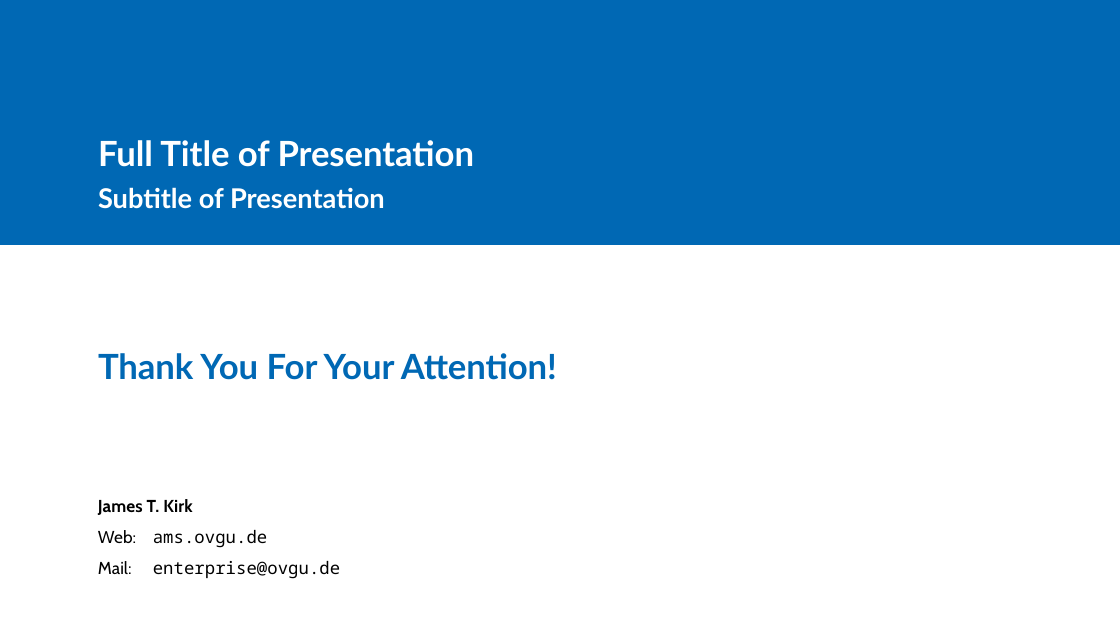
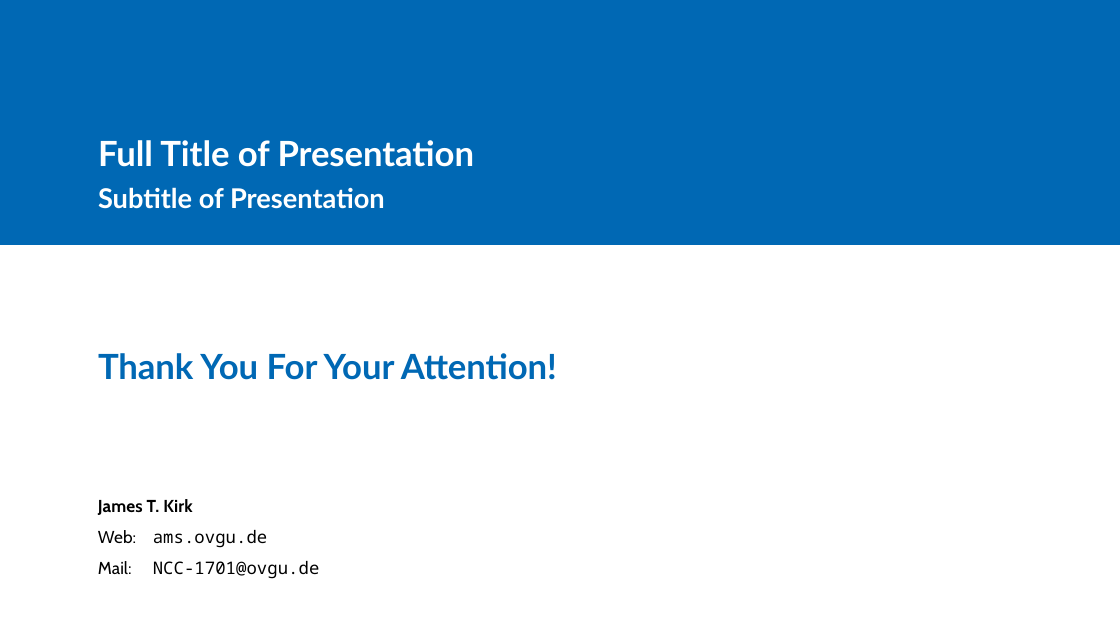
Before and after one commit to OVGU-AMS/Templates, a slide deck: slide 8 of Presentations/Powerpoint/Template.potx. Drawn at 1120x630 pixels with LibreOffice and Linux fonts; fonts in the diff are those of the drawing; background and template pictures are left out. Boxes give left, top, right and bottom in pixels: in the first picture for what was removed or moved away, otherwise in the second. Text is boxed around its words. In the diff, an @@ line names an element or a change of style, - is before the commit and + after.

```diff
--- a/Presentations/Powerpoint/Template.potx
+++ b/Presentations/Powerpoint/Template.potx
@@ text at [98, 561, 320, 579]: text changed @@
-Mail: enterprise@ovgu.de
+Mail: NCC-1701@ovgu.de
```
Also in this commit, not shown: 2 other slides changed, 3 other files.
